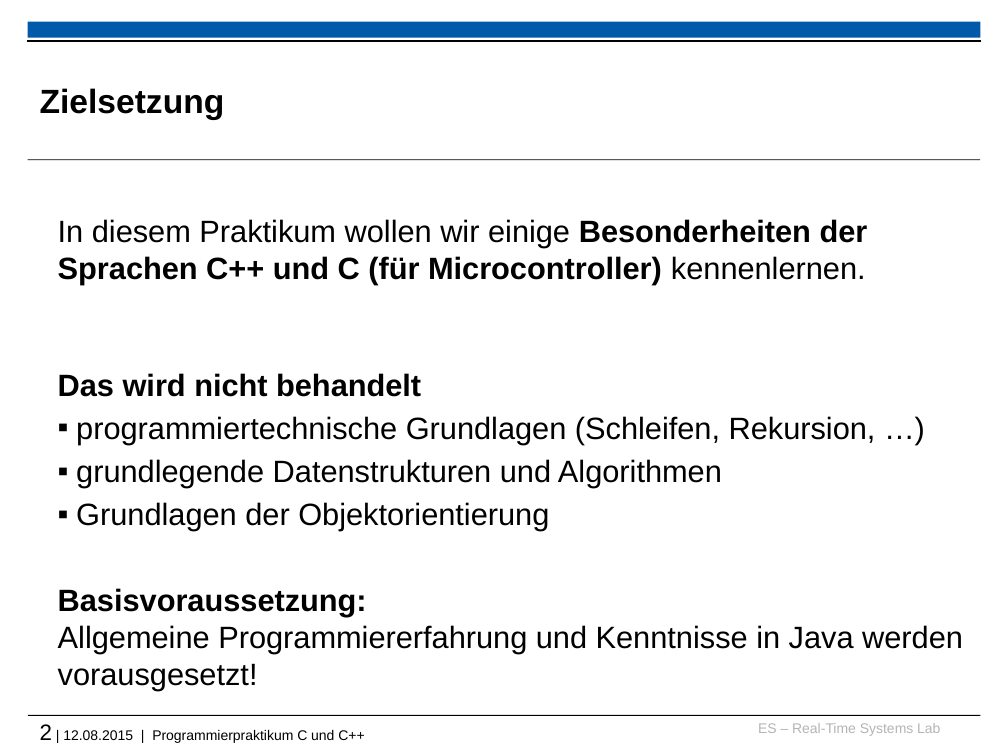
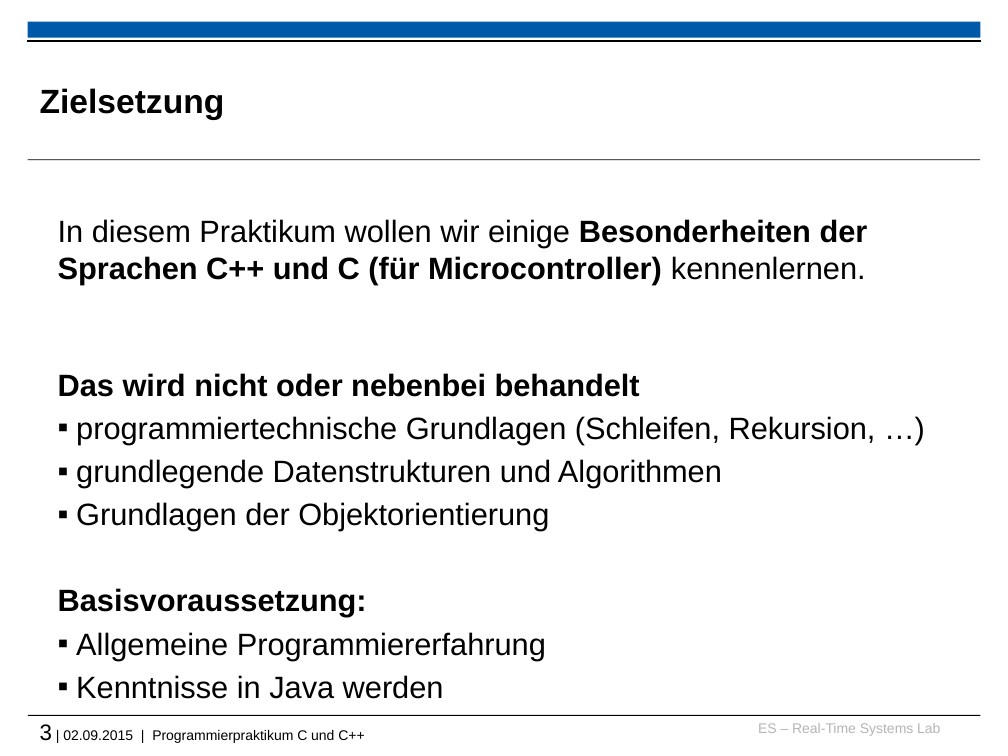
Before and after one commit to h82k/tud-cppp, a slide deck: slide 3 of vorlesung/cppp_lecture.pptx (slide 2 before the commit). Drawn at 1008x756 pixels with LibreOffice and Linux fonts; fonts in the diff are those of the drawing; background and template pictures are left out. Boxes give left, top, right and bottom in pixels: in the first picture for what was removed or moved away, otherwise in the second. Text is boxed around its words. In the diff, an @@ line names an element or a change of style, - is before the commit and + after.

Commit message:
Improve slides

```diff
--- a/vorlesung/cppp_lecture.pptx
+++ b/vorlesung/cppp_lecture.pptx
@@ text at box(58, 373, 640, 397): text changed @@
-  Das wird nicht behandelt
+  Das wird nicht oder nebenbei behandelt
@@ text at box(58, 588, 546, 699): text changed @@
-  Basisvoraussetzung:
-  Allgemeine Programmiererfahrung und Kenntnisse in Java werden vorausgesetzt!
+  Basisvoraussetzung:
+  ▪ Allgemeine Programmiererfahrung
+  ▪ Kenntnisse in Java werden
@@ text at box(40, 724, 364, 743): text changed @@
-2 | 12.08.2015 | Programmierpraktikum C und C++
+3 | 02.09.2015 | Programmierpraktikum C und C++
```
Also in this commit, not shown: 20 other slides changed, 2 slides added, 1 other file.
